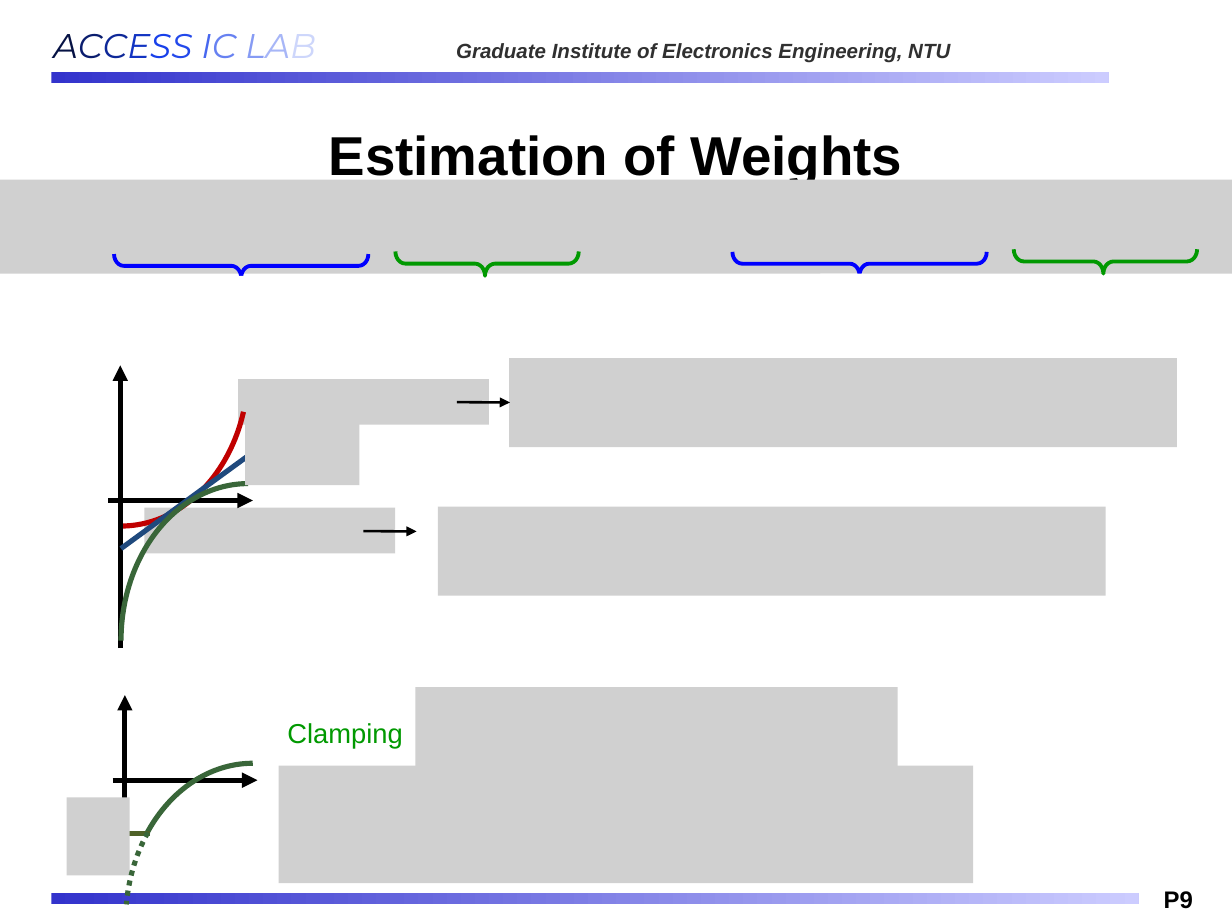
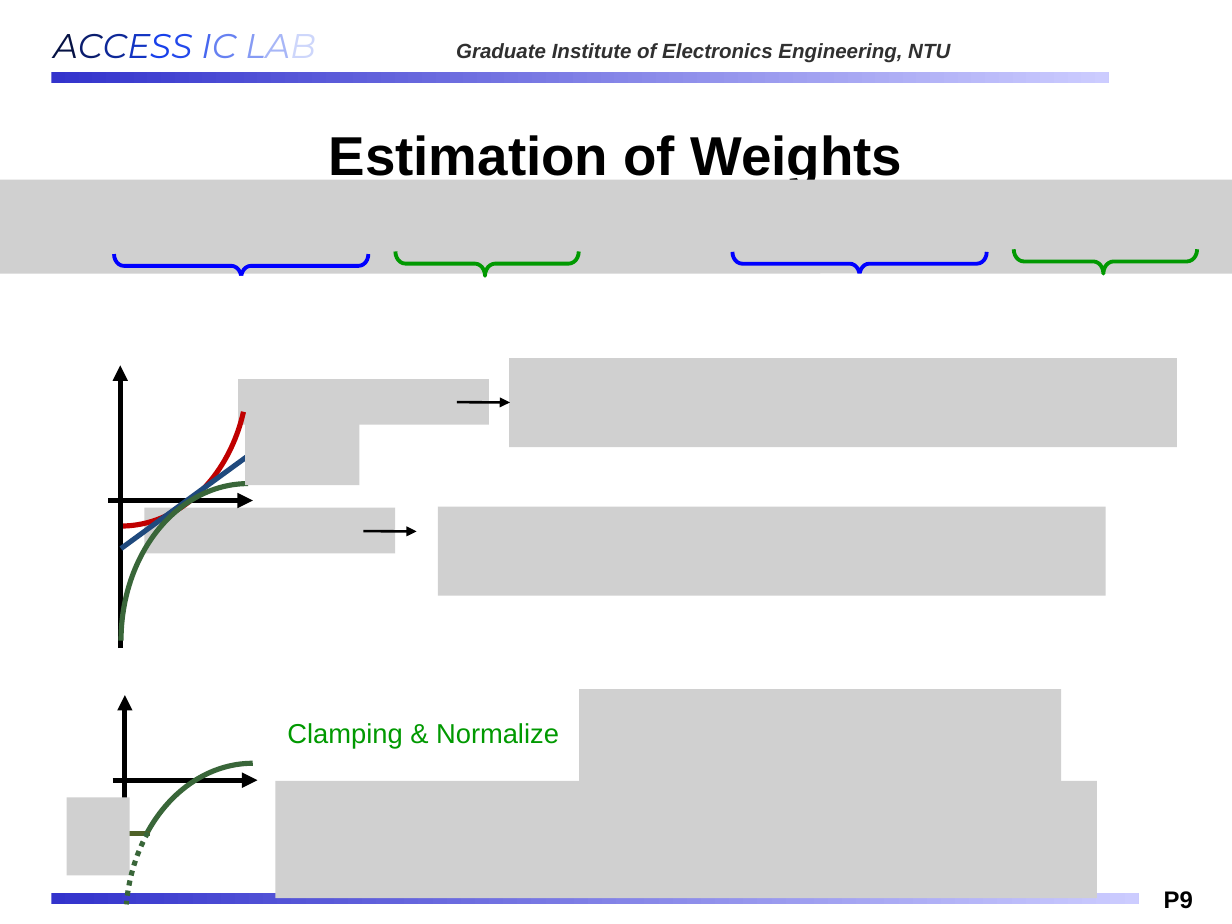
Before and after one commit to Oniontow/AndyWu_Project, a slide deck: slide 9 of ppt_mxic/MXIC_20260309.pptx. Drawn at 1232x924 pixels with LibreOffice and Linux fonts; fonts in the diff are those of the drawing; grey boxes stand for pictures; background and template pictures are left out. Boxes give left, top, right and bottom in pixels: in the first picture for what was removed or moved away, otherwise in the second. Text is boxed around its words. In the diff, an @@ line names an element or a change of style, - is before the commit and + after.

Commit message:
0302

```diff
--- a/ppt_mxic/MXIC_20260309.pptx
+++ b/ppt_mxic/MXIC_20260309.pptx
@@ picture: place and size @@
-picture at box(415, 687, 897, 775)
+picture at box(579, 689, 1061, 800)
@@ text at box(287, 723, 559, 748): text changed @@
-Clamping
+Clamping & Normalize
@@ picture: place and size @@
-picture at box(278, 765, 973, 882)
+picture at box(276, 781, 1098, 898)
```
Also in this commit, not shown: 5 other slides changed.
